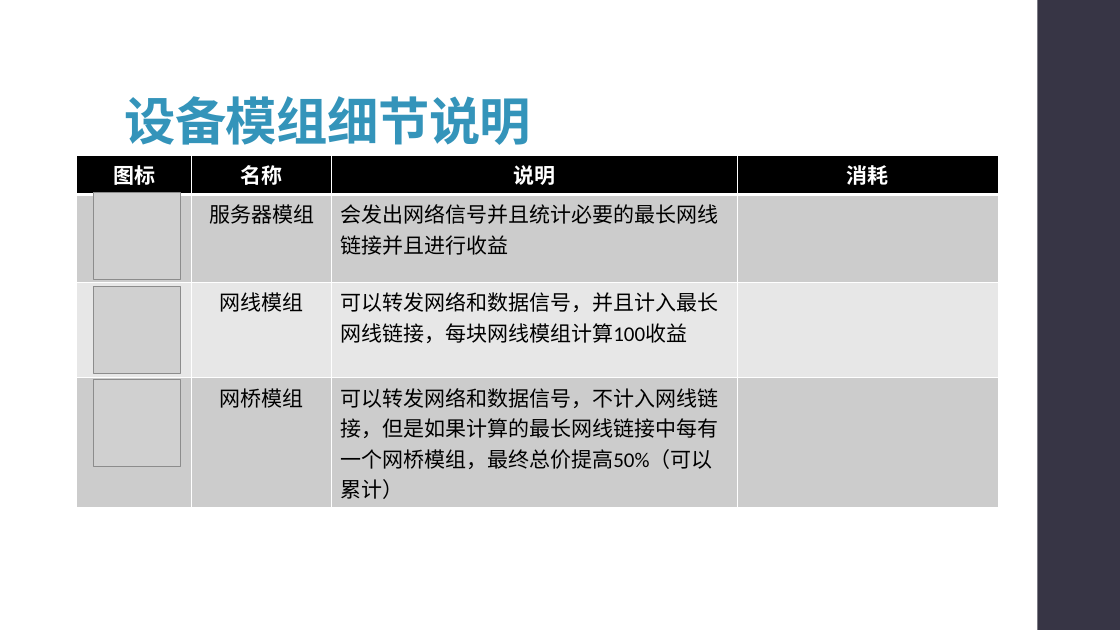
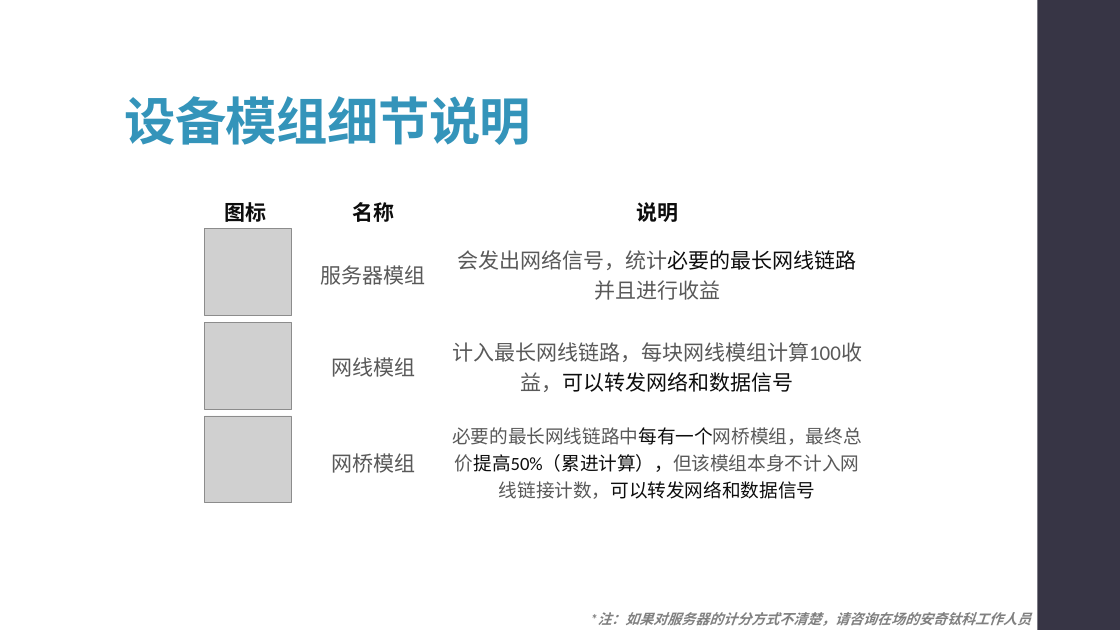
Before and after one commit to syx007/GamePlayGround, a slide deck: slide 15 of document/ROOT 操作指南.pptx (slide 13 before the commit). Drawn at 1120x630 pixels with LibreOffice and Linux fonts; fonts in the diff are those of the drawing; grey boxes stand for pictures. Boxes give left, top, right and bottom in pixels: in the first picture for what was removed or moved away, otherwise in the second. Text is boxed around its words. In the diff, an @@ line names an element or a change of style, - is before the commit and + after.

```diff
--- a/document/ROOT 操作指南.pptx
+++ b/document/ROOT 操作指南.pptx
@@ table at (188, 192, 870, 509) @@
-column 3: 说明 | 会发出网络信号并且统计必要的最长网线链接并且进行收益 | 可以转发网络和数据信号，并且计入最长网线链接，每块网线模组计算100收益 | 可以转发网络和数据信号，不计入网线链接，但是如果计算的最长网线链接中每有一个网桥模组，最终总价提高50%（可以累计）
-column 4: 消耗 |  |  | 
+column 3: 说明 | 会发出网络信号，统计必要的最长网线链路并且进行收益 | 计入最长网线链路，每块网线模组计算100收益，可以转发网络和数据信号 | 必要的最长网线链路中每有一个网桥模组，最终总价提高50%（累进计算），但该模组本身不计入网线链接计数，可以转发网络和数据信号
@@ table: place and size @@
-table at (77, 155, 998, 503)
+table at (188, 192, 870, 509)
@@ 3 pictures: place and size @@
-3 pictures at (93, 192, 181, 467)
+3 pictures at (205, 229, 292, 503)
@@ text added at (598, 612, 1032, 626), 12 pt, text #808080, bold, italic @@
+*注：如果对服务器的计分方式不清楚，请咨询在场的安奇钛科工作人员
```
Also in this commit, not shown: 11 other slides changed, 3 slides added, 1 slide removed.
